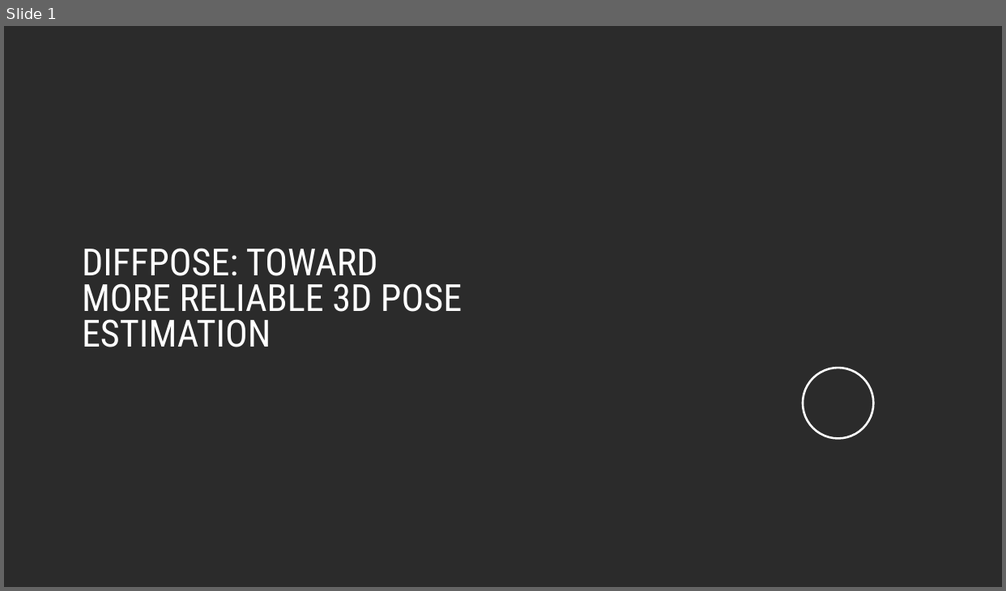
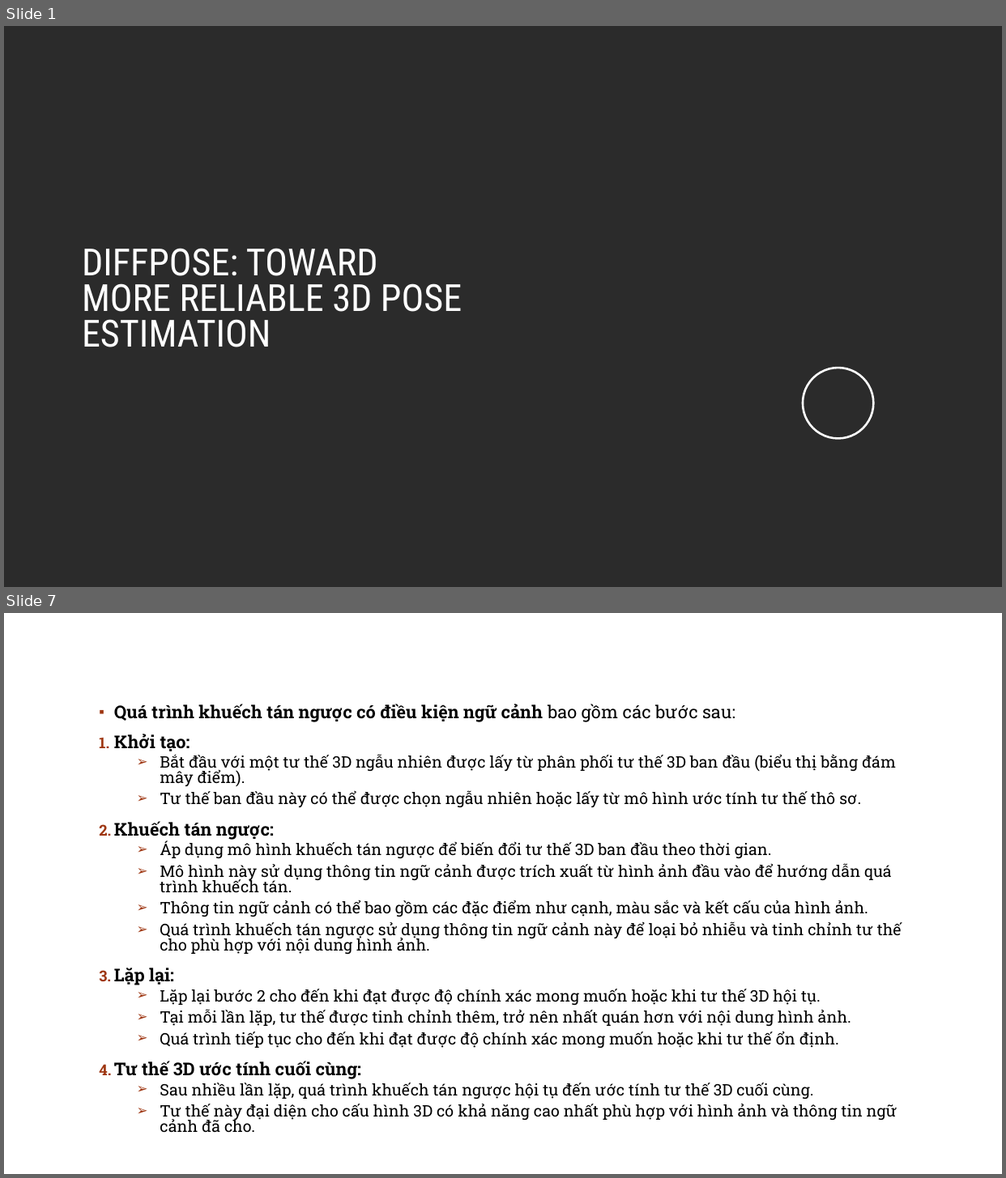
Before and after one commit to thanhtai9606/lab-master, a slide deck: lab/t7-xu-ly-anh/thuyet trinh.pptx. Shown one above the other, each under a label of ours: slide 1 before the commit, slides 1 and 7 after it; the slides between them are not shown. The pictures are 1006x591 and 1006x1178 pixels, drawn with LibreOffice and Linux fonts; fonts in the diff are those of the drawing; background and template pictures are left out; a plain dark background stands for a picture behind light text. Boxes give left, top, right and bottom in pixels: in the first picture for what was removed or moved away, otherwise in the second. Text is boxed around its words. In the diff, an @@ line names an element or a change of style, - is before the commit and + after.

Commit message:
update slide

```diff
--- a/lab/t7-xu-ly-anh/thuyet trinh.pptx
+++ b/lab/t7-xu-ly-anh/thuyet trinh.pptx
@@ slide 7 added at box(4, 613, 1002, 1174), background #FFFFFF @@
@@ text added at box(114, 704, 901, 1122), 15.3 pt, text #000000 @@
+▪ Quá trình khuếch tán ngược có điều kiện ngữ cảnh bao gồm các bước sau:
+1. Khởi tạo:
+  ➢ Bắt đầu với một tư thế 3D ngẫu nhiên được lấy từ phân phối tư thế 3D ban đầu (biểu thị bằng đám mây điểm).
+  ➢ Tư thế ban đầu này có thể được chọn ngẫu nhiên hoặc lấy từ mô hình ước tính tư thế thô sơ.
+2. Khuếch tán ngược:
+  ➢ Áp dụng mô hình khuếch tán ngược để biến đổi tư thế 3D ban đầu theo thời gian.
+  ➢ Mô hình này sử dụng thông tin ngữ cảnh được trích xuất từ hình ảnh đầu vào để hướng dẫn quá trình khuếch tán.
+  ➢ Thông tin ngữ cảnh có thể bao gồm các đặc điểm như cạnh, màu sắc và kết cấu của hình ảnh.
+  ➢ Quá trình khuếch tán ngược sử dụng thông tin ngữ cảnh này để loại bỏ nhiễu và tinh chỉnh tư thế cho phù hợp với nội dung hình ảnh.
+3. Lặp lại:
+  ➢ Lặp lại bước 2 cho đến khi đạt được độ chính xác mong muốn hoặc khi tư thế 3D hội tụ.
+  ➢ Tại mỗi lần lặp, tư thế được tinh chỉnh thêm, trở nên nhất quán hơn với nội dung hình ảnh.
+  ➢ Quá trình tiếp tục cho đến khi đạt được độ chính xác mong muốn hoặc khi tư thế ổn định.
+4. Tư thế 3D ước tính cuối cùng:
+  ➢ Sau nhiều lần lặp, quá trình khuếch tán ngược hội tụ đến ước tính tư thế 3D cuối cùng.
+  ➢ Tư thế này đại diện cho cấu hình 3D có khả năng cao nhất phù hợp với hình ảnh và thông tin ngữ cảnh đã cho.
@@ ellipse added at box(940, 1125, 973, 1158), outline #FFFFFF 1 pt @@
```
Also in this commit, not shown: 3 slides changed, 1 other slide added, 2 slides removed.
